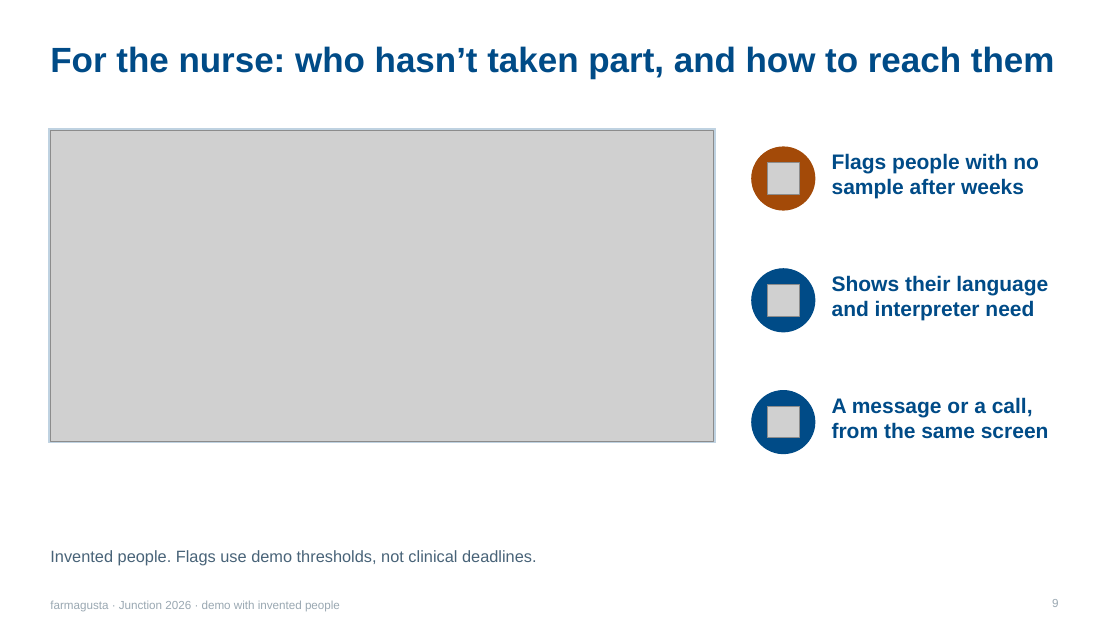
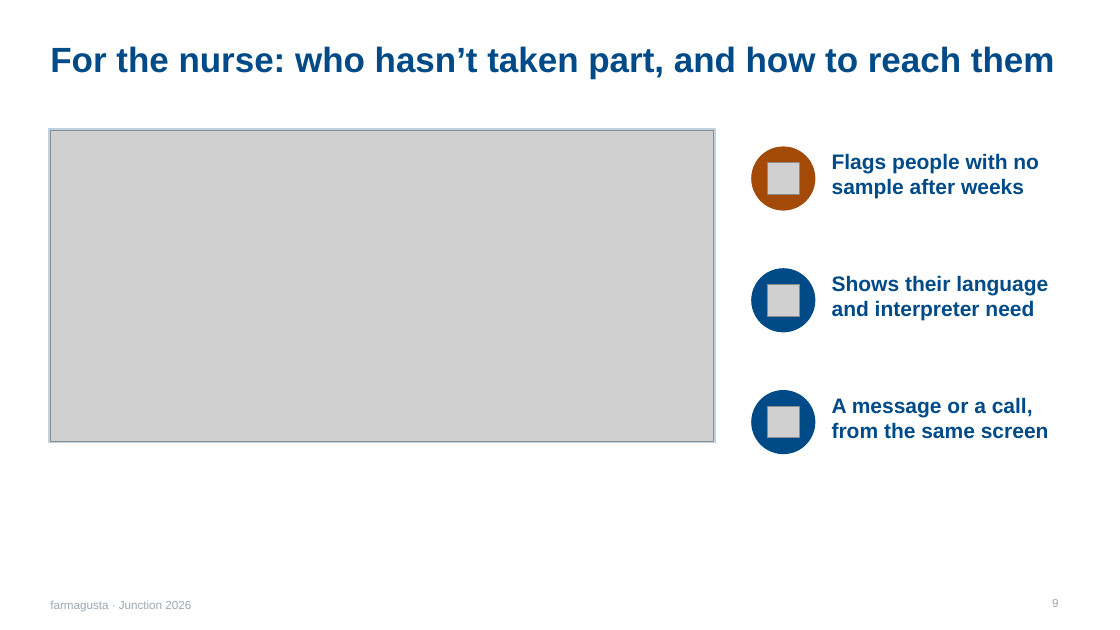
Before and after one commit to rromppanen/junction26, a slide deck: slide 9 of docs/pitch/farmagusta-screening-attendance.pptx. Drawn at 1120x630 pixels with LibreOffice and Linux fonts; fonts in the diff are those of the drawing; grey boxes stand for pictures. Boxes give left, top, right and bottom in pixels: in the first picture for what was removed or moved away, otherwise in the second. Text is boxed around its words. In the diff, an @@ line names an element or a change of style, - is before the commit and + after.

```diff
--- a/docs/pitch/farmagusta-screening-attendance.pptx
+++ b/docs/pitch/farmagusta-screening-attendance.pptx
@@ text removed at [50, 550, 537, 566] @@
-Invented people. Flags use demo thresholds, not clinical deadlines.
@@ text at [50, 601, 191, 611]: text changed @@
-farmagusta · Junction 2026 · demo with invented people
+farmagusta · Junction 2026
```
Also in this commit, not shown: 17 other slides changed.
